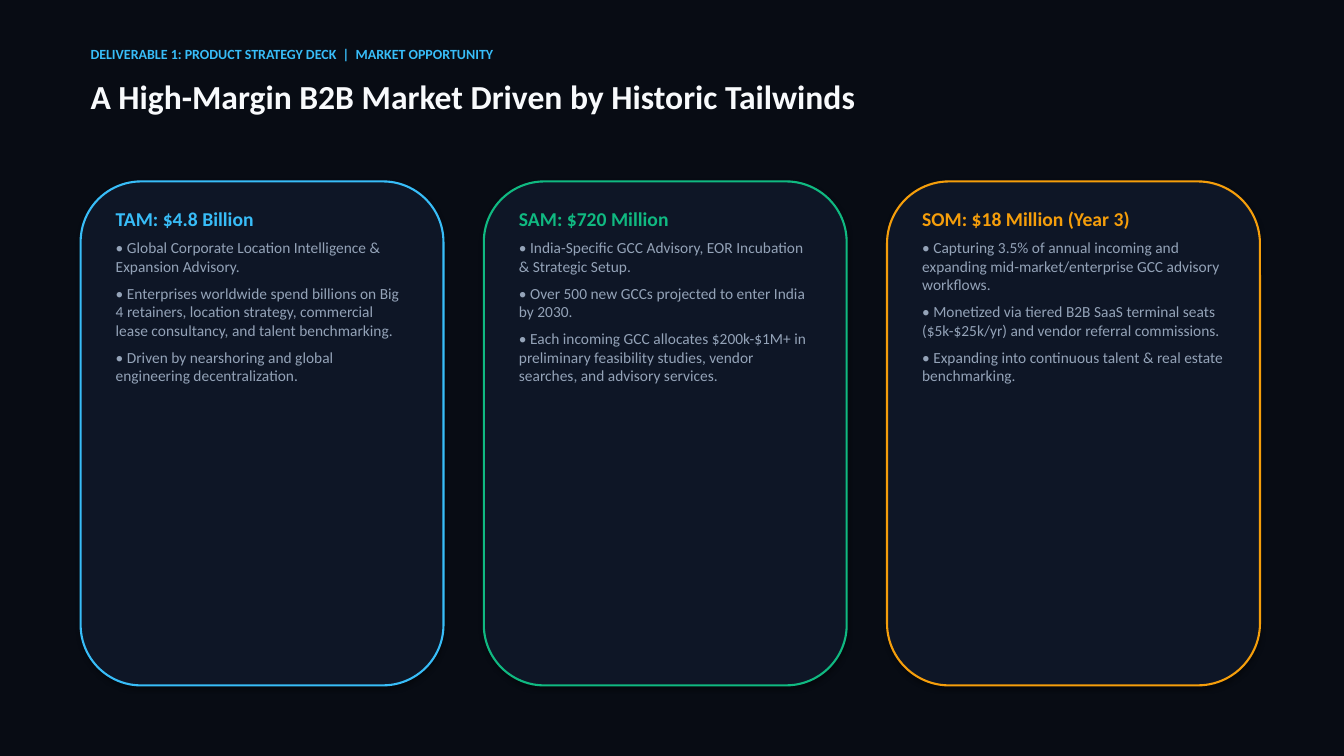
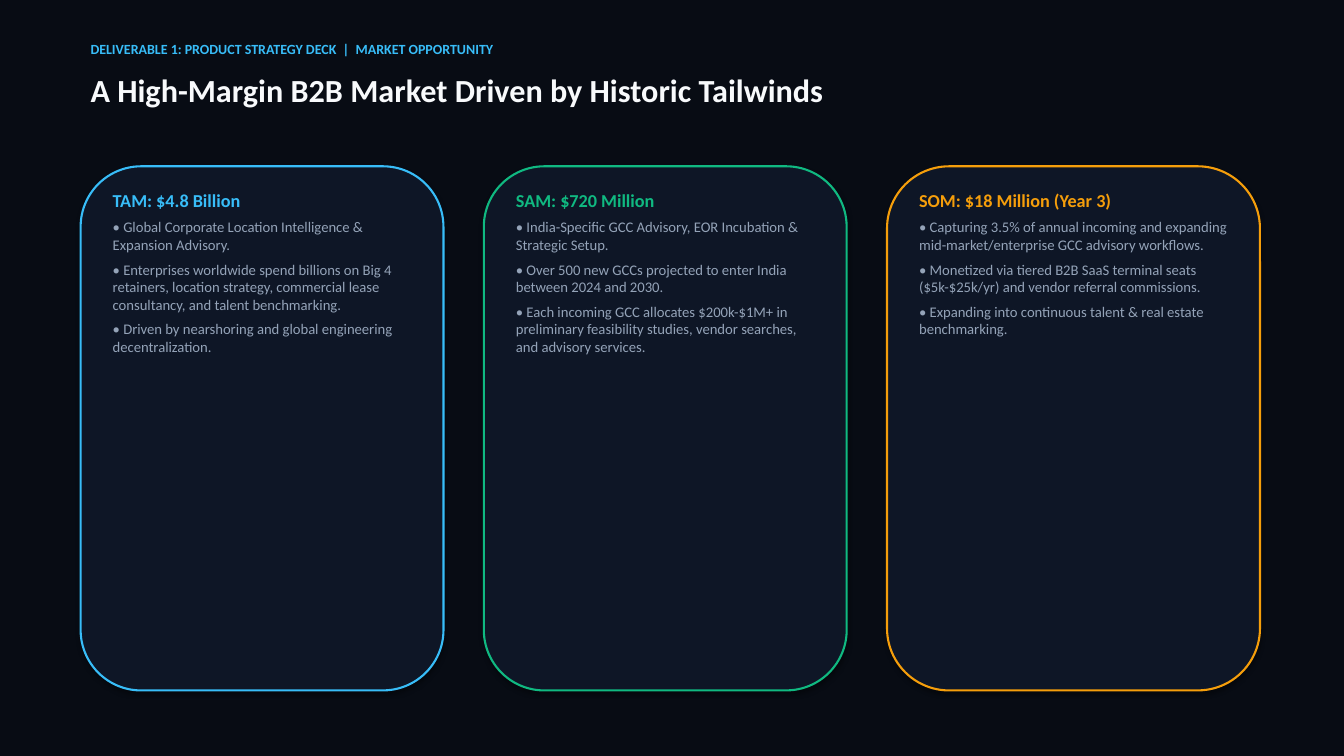
Before and after one commit to SURYAMS002/gcc, a slide deck: slide 4 of GCC_Intel_Product_Strategy_Deck.pptx. Drawn at 1344x756 pixels with LibreOffice and Linux fonts; fonts in the diff are those of the drawing. Boxes give left, top, right and bottom in pixels: in the first picture for what was removed or moved away, otherwise in the second. Text is boxed around its words. In the diff, an @@ line names an element or a change of style, - is before the commit and + after.

Commit message:
Elevate Product Strategy Deck to 15 executive slides: add system architecture, deep dives on all special features, and eliminate any external project mentions

```diff
--- a/GCC_Intel_Product_Strategy_Deck.pptx
+++ b/GCC_Intel_Product_Strategy_Deck.pptx
@@ text "DELIVERABLE 1: PRODUCT STRATEGY DECK ...": place and size @@
-text "DELIVERABLE 1: PRODUCT STRATEGY DECK ..." at [91, 50, 494, 59]
+text "DELIVERABLE 1: PRODUCT STRATEGY DECK ..." at [91, 45, 494, 54]
@@ text "A High-Margin B2B Market Driven ..." at [91, 79, 823, 108]: size 24 to 23 pt @@
@@ rounded rectangle: place and size @@
-rounded rectangle at [81, 181, 444, 686]
+rounded rectangle at [81, 166, 444, 691]
@@ rounded rectangle: place and size @@
-rounded rectangle at [484, 181, 847, 686]
+rounded rectangle at [484, 166, 847, 691]
@@ rounded rectangle: place and size @@
-rounded rectangle at [887, 181, 1260, 686]
+rounded rectangle at [887, 166, 1260, 691]
@@ text "TAM: $4.8 Billion": place and size @@
-text "TAM: $4.8 Billion" at [116, 212, 399, 384]
+text "TAM: $4.8 Billion" at [113, 194, 392, 352]
@@ text "TAM: $4.8 Billion" at [113, 194, 392, 352]: size 14 to 13 pt in "TAM: $4.8 Billion"; size 11 to 10.5 pt; less space between paragraphs @@
@@ text "SAM: $720 Million": place and size @@
-text "SAM: $720 Million" at [519, 212, 806, 384]
+text "SAM: $720 Million" at [516, 194, 796, 355]
@@ text at [516, 194, 796, 355]: size 14 to 13 pt in "SAM: $720 Million"; size 11 to 10.5 pt in "• India-Specific GCC Advisory, EOR Incubation & ...", "• Each incoming GCC allocates $200k-$1M+ in ..."; less space between paragraphs @@
@@ text "SOM: $18 Million (Year 3)": place and size @@
-text "SOM: $18 Million (Year 3)" at [922, 211, 1222, 384]
+text "SOM: $18 Million (Year 3)" at [919, 193, 1226, 337]
@@ text "SOM: $18 Million (Year 3)" at [919, 193, 1226, 337]: size 14 to 13 pt in "SOM: $18 Million (Year 3)"; size 11 to 10.5 pt; less space between paragraphs @@
@@ text at [516, 265, 786, 292]: text changed; size 11 to 10.5 pt @@
-• Over 500 new GCCs projected to enter India by 2030.
+• Over 500 new GCCs projected to enter India between 2024 and 2030.
```
Also in this commit, not shown: 10 other slides changed, 4 slides added, 2 slides removed, 2 other files.
